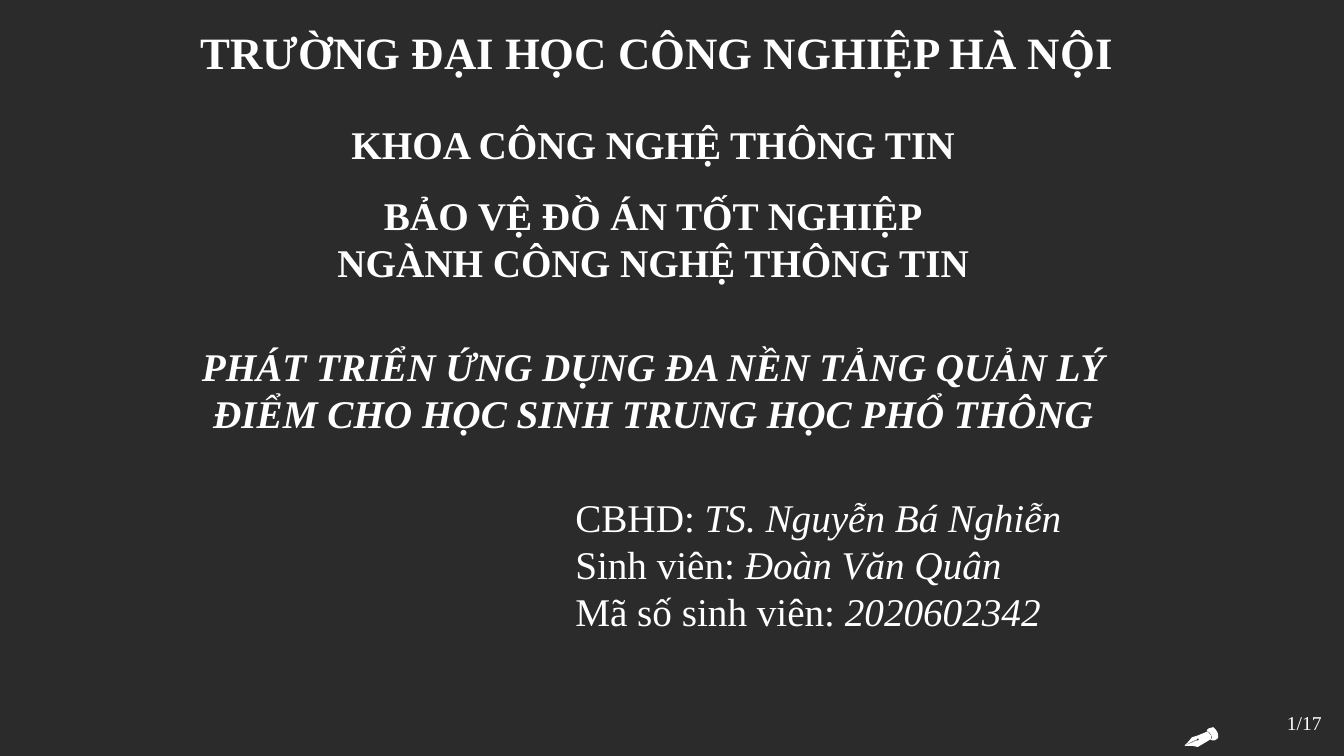
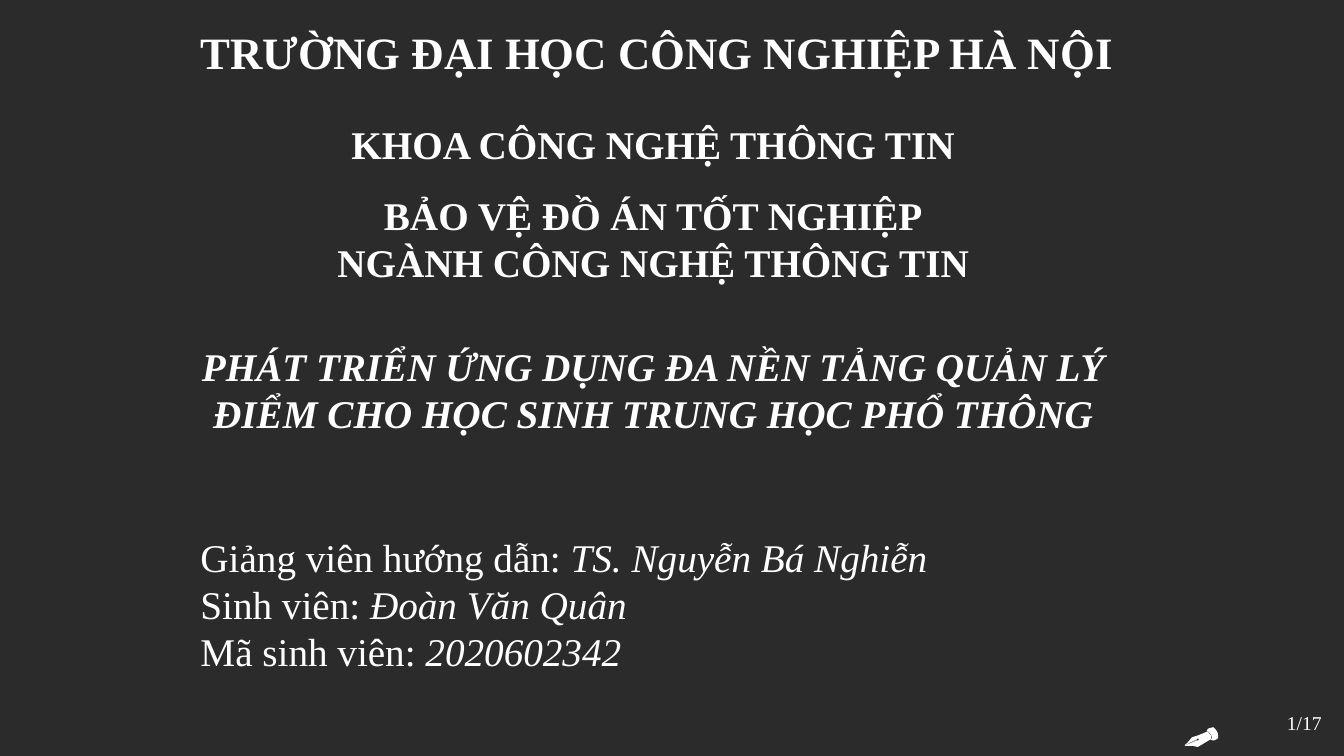
Before and after one commit to DoanVanQuan21/SchoolManagement, a slide deck: slide 1 of Datas/slides/DATN_DoanVanQuan_2020602342.pptx. Drawn at 1344x756 pixels with LibreOffice and Linux fonts; fonts in the diff are those of the drawing; background and template pictures are left out; a plain dark background stands for a picture behind light text. Boxes give left, top, right and bottom in pixels: in the first picture for what was removed or moved away, otherwise in the second. Text is boxed around its words. In the diff, an @@ line names an element or a change of style, - is before the commit and + after.

```diff
--- a/Datas/slides/DATN_DoanVanQuan_2020602342.pptx
+++ b/Datas/slides/DATN_DoanVanQuan_2020602342.pptx
@@ text "Giảng viên hướng dẫn: TS. ...": place and size @@
-text "Giảng viên hướng dẫn: TS. ..." at <box>575,503,1061,627</box>
+text "Giảng viên hướng dẫn: TS. ..." at <box>200,543,927,667</box>
@@ text at <box>200,543,927,579</box>: text changed; italic off @@
-CBHD: TS. Nguyễn Bá Nghiễn
+Giảng viên hướng dẫn: TS. Nguyễn Bá Nghiễn
@@ text at <box>200,638,621,667</box>: text changed @@
-Mã số sinh viên: 2020602342
+Mã sinh viên: 2020602342
```
Also in this commit, not shown: 4 other slides changed, 2 slides removed, 6 other files.
